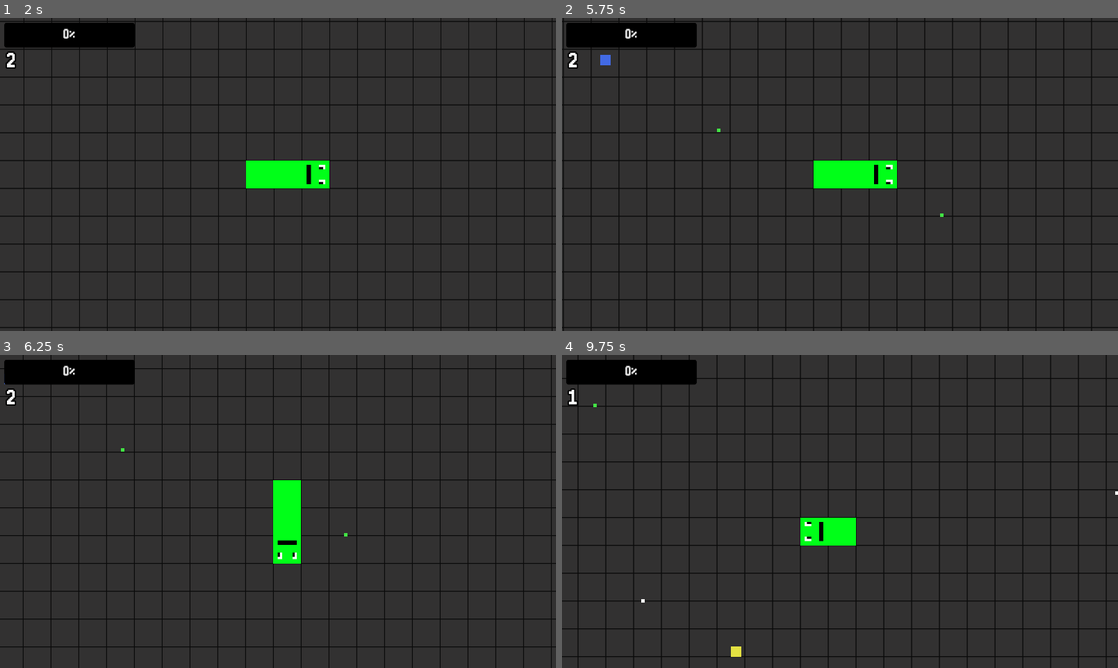
Above: before the commit, frames 1-4 (two rows, left to right).
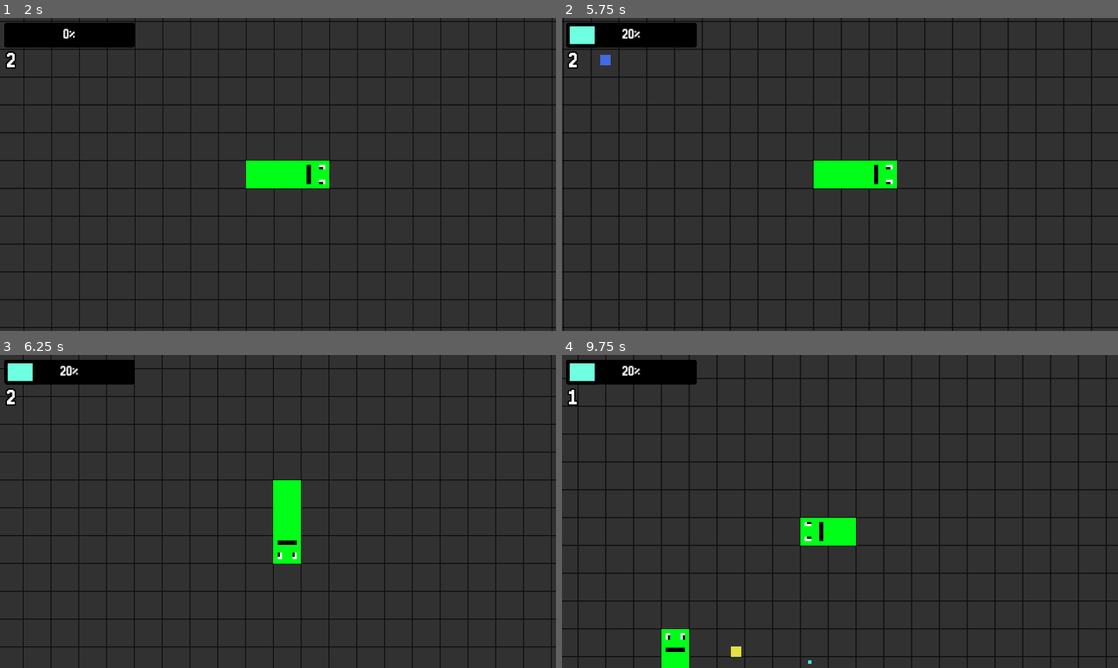
Above: after the commit, the same moments.

Repository: nath-ellis/slither.net
Game: Godot game, scene res://scenes/menu.tscn
The game is run twice, just before and just after one commit, with the same random seed, the same clock (stepped at 60 frames per second) and the same inputs.
Inputs:
- Up to frame 1 (2 s): click "Play" at 0.5 s; hold Right (right) from 1.28 s (still down)
- Up to frame 2 (5.75 s): release Right (right) at 2.03 s; hold Down (down) 2.03-2.78 s; hold Right (right) 2.78-3.53 s; hold Shift (speed_up) 3.53-4.28 s; hold Left (left) from 4.28 s (still down)
- Up to frame 3 (6.25 s): release Left (left) at 5.78 s; hold Down (down) from 5.78 s (still down)
- Up to frame 4 (9.75 s): release Down (down) at 6.53 s; hold Right (right) 6.53-7.28 s; hold Shift (speed_up) 7.28-8.03 s; hold Right (right) 8.03-8.78 s; hold Down (down) 8.78-9.53 s; hold Left (left) from 9.53 s (still down)

Frame 1 is identical in both runs. In frame 2, 0.4% of the frame differs, in the area x 1-69%, y 2-64%; in frame 3, 0.4%; in frame 4, 1.0%, in the area x 1-100%, y 2-100%.

Commit message:
Added 5 more enemies

Diff:
--- a/scenes/game.tscn
+++ b/scenes/game.tscn
@@ -65,6 +65,21 @@
 [node name="Enemy10" parent="Enemies" instance=ExtResource("4_bagti")]
 position = Vector2(480, 288)
 
+[node name="Enemy11" parent="Enemies" instance=ExtResource("4_bagti")]
+position = Vector2(480, 288)
+
+[node name="Enemy12" parent="Enemies" instance=ExtResource("4_bagti")]
+position = Vector2(480, 288)
+
+[node name="Enemy13" parent="Enemies" instance=ExtResource("4_bagti")]
+position = Vector2(480, 288)
+
+[node name="Enemy14" parent="Enemies" instance=ExtResource("4_bagti")]
+position = Vector2(480, 288)
+
+[node name="Enemy15" parent="Enemies" instance=ExtResource("4_bagti")]
+position = Vector2(480, 288)
+
 [node name="Player" parent="." instance=ExtResource("1_ypwkn")]
 position = Vector2(160, 96)
 
